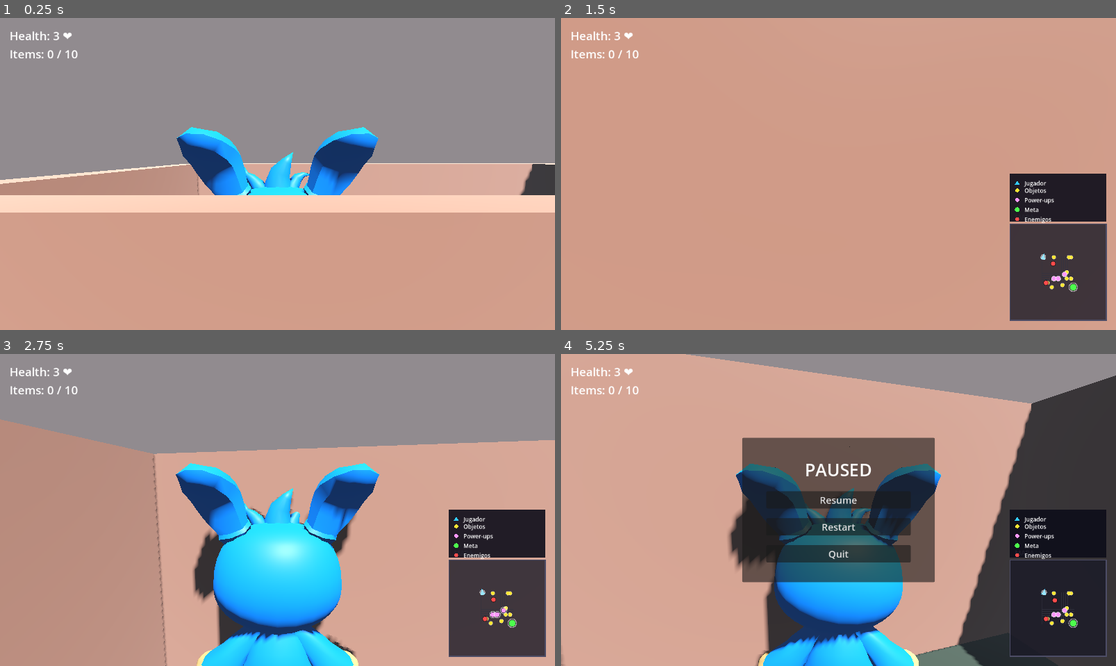
Above: before the commit, frames 1-4 (two rows, left to right).
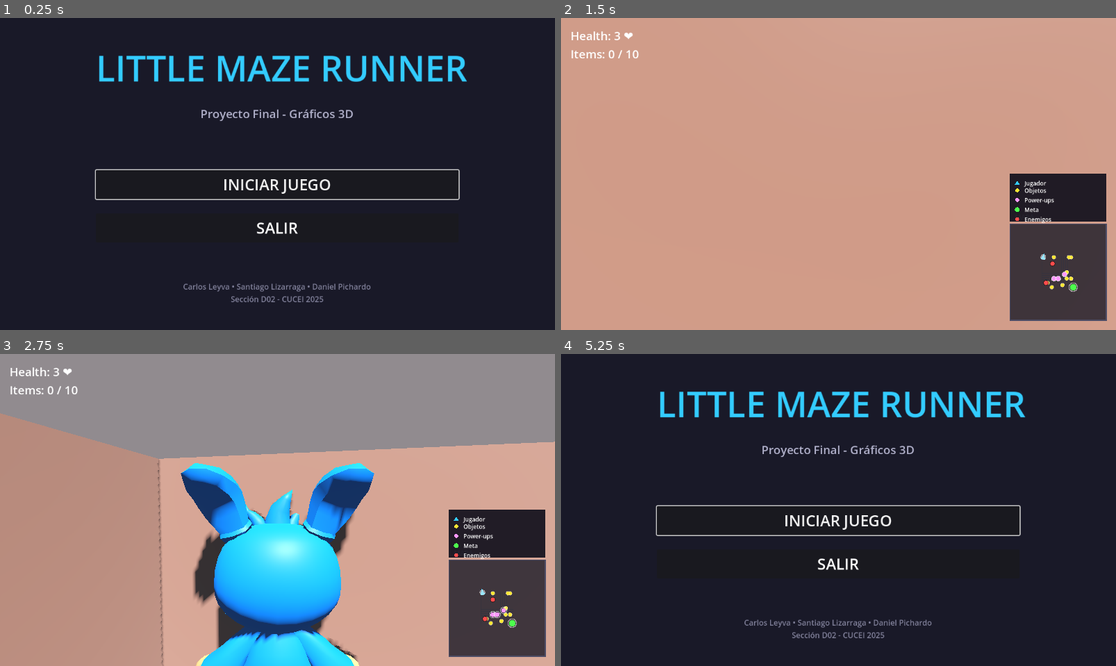
Above: after the commit, the same moments.

Repository: Leyva777/proyectoFinal---LittleMazeRunner
Game: Godot game, scene res://scenes/main_menu.tscn
The game is run twice, just before and just after one commit, with the same random seed, the same clock (stepped at 60 frames per second) and the same inputs. Before the commit the project starts from res://scenes/main.tscn.
Inputs (mouse positions are in pixels of both pictures, inside the frame that each line leads up to):
- Up to frame 1 (0.25 s): no input
- Up to frame 2 (1.5 s): click (838, 183) at 0.5 s, where only the run after the commit has a clickable "INICIAR JUEGO"; tap Enter (ui_accept) at 1.25 s; move the mouse to (866, 174) at 1.27 s; hold W (move_forward) from 1.28 s (still down); hold Shift (sprint) from 1.28 s (still down)
- Up to frame 3 (2.75 s): keep holding W (move_forward); tap Enter (ui_accept) at 1.52, 2.27 s; move the mouse to (249, 510) at 2.02 s; release Shift (sprint) at 2.03 s; tap Shift (sprint) at 2.1 s
- Up to frame 4 (5.25 s): move the mouse to (849, 503) at 2.77 s; hold Shift (sprint) 2.78-3.53 s; move the mouse to (832, 516) at 3.52 s; tap Shift (sprint) at 3.6 s; tap Enter (ui_accept) at 3.77, 4.52 s; move the mouse to (877, 513) at 4.27 s; hold Shift (sprint) 4.28-5 s; tap P (pause) at 4.9 s; release W (move_forward) at 5 s; click (838, 538) at 5 s, where only the run after the commit has a clickable "Main Menu"

The runs differ from the first frame. In frame 1, 100% of the frame differs, in the area x 0-100%, y 0-100%; in frame 2, less than 0.1%; in frame 3, 3.7%; in frame 4, 88%.

Commit message:
Add-on: main menu amonooos

Diff:
--- a/project.godot
+++ b/project.godot
@@ -11,7 +11,7 @@
 [application]
 
 config/name="proyectoFinal"
-run/main_scene="res://scenes/main.tscn"
+run/main_scene="res://scenes/main_menu.tscn"
 config/features=PackedStringArray("4.5", "Forward Plus")
 config/icon="res://icon.svg"
 
--- a/scenes/hud.tscn
+++ b/scenes/hud.tscn
@@ -110,6 +110,11 @@
 theme_override_font_sizes/font_size = 20
 text = "Restart"
 
+[node name="MainMenuButton" type="Button" parent="GameOverPanel/VBoxContainer"]
+layout_mode = 2
+theme_override_font_sizes/font_size = 20
+text = "Main Menu"
+
 [node name="QuitButton" type="Button" parent="GameOverPanel/VBoxContainer"]
 layout_mode = 2
 theme_override_font_sizes/font_size = 20
@@ -161,6 +166,11 @@
 theme_override_font_sizes/font_size = 20
 text = "Play Again"
 
+[node name="MainMenuButton" type="Button" parent="VictoryPanel/VBoxContainer"]
+layout_mode = 2
+theme_override_font_sizes/font_size = 20
+text = "Main Menu"
+
 [node name="QuitButton" type="Button" parent="VictoryPanel/VBoxContainer"]
 layout_mode = 2
 theme_override_font_sizes/font_size = 20
@@ -189,12 +199,12 @@
 anchor_right = 0.5
 anchor_bottom = 0.5
 offset_left = -150.0
-offset_top = -100.0
+offset_top = -120.0
 offset_right = 150.0
-offset_bottom = 100.0
-grow_horizontal = 2
-grow_vertical = 2
-theme_override_constants/separation = 20
+offset_bottom = 120.0
+grow_horizontal = 2
+grow_vertical = 2
+theme_override_constants/separation = 15
 
 [node name="Label" type="Label" parent="PauseMenu/VBoxContainer"]
 layout_mode = 2
@@ -212,15 +222,23 @@
 theme_override_font_sizes/font_size = 20
 text = "Restart"
 
+[node name="MainMenuButton" type="Button" parent="PauseMenu/VBoxContainer"]
+layout_mode = 2
+theme_override_font_sizes/font_size = 20
+text = "Main Menu"
+
 [node name="QuitButton" type="Button" parent="PauseMenu/VBoxContainer"]
 layout_mode = 2
 theme_override_font_sizes/font_size = 20
 text = "Quit"
 
 [connection signal="pressed" from="GameOverPanel/VBoxContainer/RestartButton" to="." method="_on_restart_button_pressed"]
+[connection signal="pressed" from="GameOverPanel/VBoxContainer/MainMenuButton" to="." method="_on_main_menu_button_pressed"]
 [connection signal="pressed" from="GameOverPanel/VBoxContainer/QuitButton" to="." method="_on_quit_button_pressed"]
 [connection signal="pressed" from="VictoryPanel/VBoxContainer/RestartButton" to="." method="_on_restart_button_pressed"]
+[connection signal="pressed" from="VictoryPanel/VBoxContainer/MainMenuButton" to="." method="_on_main_menu_button_pressed"]
 [connection signal="pressed" from="VictoryPanel/VBoxContainer/QuitButton" to="." method="_on_quit_button_pressed"]
 [connection signal="pressed" from="PauseMenu/VBoxContainer/ResumeButton" to="." method="_on_resume_button_pressed"]
 [connection signal="pressed" from="PauseMenu/VBoxContainer/RestartButton" to="." method="_on_restart_button_pressed"]
+[connection signal="pressed" from="PauseMenu/VBoxContainer/MainMenuButton" to="." method="_on_main_menu_button_pressed"]
 [connection signal="pressed" from="PauseMenu/VBoxContainer/QuitButton" to="." method="_on_quit_button_pressed"]
--- /dev/null
+++ b/scenes/main_menu.tscn
@@ -0,0 +1,80 @@
+[gd_scene load_steps=2 format=3 uid="uid://bk5swjp0vh7na"]
+
+[ext_resource type="Script" uid="uid://bl5uc2hultihc" path="res://scripts/main_menu.gd" id="1_main_menu"]
+
+[node name="MainMenu" type="Control"]
+process_mode = 3
+layout_mode = 3
+anchors_preset = 15
+anchor_right = 1.0
+anchor_bottom = 1.0
+grow_horizontal = 2
+grow_vertical = 2
+script = ExtResource("1_main_menu")
+
+[node name="ColorRect" type="ColorRect" parent="."]
+layout_mode = 1
+anchors_preset = 15
+anchor_right = 1.0
+anchor_bottom = 1.0
+grow_horizontal = 2
+grow_vertical = 2
+color = Color(0.0980392, 0.0980392, 0.156863, 1)
+
+[node name="CenterContainer" type="CenterContainer" parent="."]
+layout_mode = 1
+anchors_preset = 15
+anchor_right = 1.0
+anchor_bottom = 1.0
+grow_horizontal = 2
+grow_vertical = 2
+
+[node name="VBoxContainer" type="VBoxContainer" parent="CenterContainer"]
+layout_mode = 2
+theme_override_constants/separation = 30
+
+[node name="TitleLabel" type="Label" parent="CenterContainer/VBoxContainer"]
+layout_mode = 2
+theme_override_colors/font_color = Color(0.2, 0.8, 1, 1)
+theme_override_font_sizes/font_size = 72
+text = "LITTLE MAZE RUNNER"
+horizontal_alignment = 1
+
+[node name="Subtitle" type="Label" parent="CenterContainer/VBoxContainer"]
+layout_mode = 2
+theme_override_colors/font_color = Color(0.7, 0.7, 0.8, 1)
+theme_override_font_sizes/font_size = 24
+text = "Proyecto Final - Gráficos 3D"
+horizontal_alignment = 1
+
+[node name="SpacerTop" type="Control" parent="CenterContainer/VBoxContainer"]
+custom_minimum_size = Vector2(0, 40)
+layout_mode = 2
+
+[node name="PlayButton" type="Button" parent="CenterContainer/VBoxContainer"]
+custom_minimum_size = Vector2(300, 60)
+layout_mode = 2
+theme_override_colors/font_color = Color(1, 1, 1, 1)
+theme_override_colors/font_hover_color = Color(0.2, 0.8, 1, 1)
+theme_override_font_sizes/font_size = 32
+text = "INICIAR JUEGO"
+
+[node name="QuitButton" type="Button" parent="CenterContainer/VBoxContainer"]
+custom_minimum_size = Vector2(300, 60)
+layout_mode = 2
+theme_override_colors/font_color = Color(1, 1, 1, 1)
+theme_override_colors/font_hover_color = Color(1, 0.3, 0.3, 1)
+theme_override_font_sizes/font_size = 32
+text = "SALIR"
+
+[node name="SpacerBottom" type="Control" parent="CenterContainer/VBoxContainer"]
+custom_minimum_size = Vector2(0, 20)
+layout_mode = 2
+
+[node name="Credits" type="Label" parent="CenterContainer/VBoxContainer"]
+layout_mode = 2
+theme_override_colors/font_color = Color(0.5, 0.5, 0.6, 1)
+theme_override_font_sizes/font_size = 16
+text = "Carlos Leyva • Santiago Lizarraga • Daniel Pichardo
+Sección D02 - CUCEI 2025"
+horizontal_alignment = 1
--- a/scripts/hud.gd
+++ b/scripts/hud.gd
@@ -35,18 +35,24 @@
 	# Game Over buttons
 	if game_over_panel:
 		var restart_btn = game_over_panel.get_node_or_null("VBoxContainer/RestartButton")
+		var main_menu_btn = game_over_panel.get_node_or_null("VBoxContainer/MainMenuButton")
 		var quit_btn = game_over_panel.get_node_or_null("VBoxContainer/QuitButton")
 		if restart_btn and not restart_btn.pressed.is_connected(_on_restart_button_pressed):
 			restart_btn.pressed.connect(_on_restart_button_pressed)
+		if main_menu_btn and not main_menu_btn.pressed.is_connected(_on_main_menu_button_pressed):
+			main_menu_btn.pressed.connect(_on_main_menu_button_pressed)
 		if quit_btn and not quit_btn.pressed.is_connected(_on_quit_button_pressed):
 			quit_btn.pressed.connect(_on_quit_button_pressed)
 
 	# Victory buttons
 	if victory_panel:
 		var restart_btn = victory_panel.get_node_or_null("VBoxContainer/RestartButton")
+		var main_menu_btn = victory_panel.get_node_or_null("VBoxContainer/MainMenuButton")
 		var quit_btn = victory_panel.get_node_or_null("VBoxContainer/QuitButton")
 		if restart_btn and not restart_btn.pressed.is_connected(_on_restart_button_pressed):
 			restart_btn.pressed.connect(_on_restart_button_pressed)
+		if main_menu_btn and not main_menu_btn.pressed.is_connected(_on_main_menu_button_pressed):
+			main_menu_btn.pressed.connect(_on_main_menu_button_pressed)
 		if quit_btn and not quit_btn.pressed.is_connected(_on_quit_button_pressed):
 			quit_btn.pressed.connect(_on_quit_button_pressed)
 
@@ -54,11 +60,14 @@
 	if pause_menu:
 		var resume_btn = pause_menu.get_node_or_null("VBoxContainer/ResumeButton")
 		var restart_btn = pause_menu.get_node_or_null("VBoxContainer/RestartButton")
+		var main_menu_btn = pause_menu.get_node_or_null("VBoxContainer/MainMenuButton")
 		var quit_btn = pause_menu.get_node_or_null("VBoxContainer/QuitButton")
 		if resume_btn and not resume_btn.pressed.is_connected(_on_resume_button_pressed):
 			resume_btn.pressed.connect(_on_resume_button_pressed)
 		if restart_btn and not restart_btn.pressed.is_connected(_on_restart_button_pressed):
 			restart_btn.pressed.connect(_on_restart_button_pressed)
+		if main_menu_btn and not main_menu_btn.pressed.is_connected(_on_main_menu_button_pressed):
+			main_menu_btn.pressed.connect(_on_main_menu_button_pressed)
 		if quit_btn and not quit_btn.pressed.is_connected(_on_quit_button_pressed):
 			quit_btn.pressed.connect(_on_quit_button_pressed)
 
@@ -145,3 +154,9 @@
 func _on_resume_button_pressed():
 	print("Resume button pressed!")  # Debug
 	toggle_pause()
+
+func _on_main_menu_button_pressed():
+	print("Main Menu button pressed!")  # Debug
+	get_tree().paused = false
+	# Return to main menu
+	get_tree().change_scene_to_file("res://scenes/main_menu.tscn")
--- /dev/null
+++ b/scripts/main_menu.gd
@@ -0,0 +1,47 @@
+extends Control
+
+# Main Menu - Initial screen with game options
+
+@onready var play_button: Button = $CenterContainer/VBoxContainer/PlayButton
+@onready var quit_button: Button = $CenterContainer/VBoxContainer/QuitButton
+@onready var title_label: Label = $CenterContainer/VBoxContainer/TitleLabel
+
+var title_animation_time: float = 0.0
+
+func _ready():
+	# Show mouse cursor
+	Input.mouse_mode = Input.MOUSE_MODE_VISIBLE
+
+	# Connect button signals
+	if play_button:
+		play_button.pressed.connect(_on_play_button_pressed)
+		play_button.mouse_entered.connect(_on_button_hover.bind(play_button))
+	if quit_button:
+		quit_button.pressed.connect(_on_quit_button_pressed)
+		quit_button.mouse_entered.connect(_on_button_hover.bind(quit_button))
+
+	# Focus on play button
+	if play_button:
+		play_button.grab_focus()
+
+func _process(delta):
+	# Animate title with pulsing effect
+	title_animation_time += delta
+	if title_label:
+		var scale_factor = 1.0 + sin(title_animation_time * 2.0) * 0.05
+		title_label.scale = Vector2(scale_factor, scale_factor)
+
+func _on_button_hover(_button: Button):
+	# Play hover sound effect (when audio is implemented)
+	pass
+
+func _on_play_button_pressed():
+	# Fade out effect (optional)
+	print("Starting game...")
+	# Load main game scene
+	get_tree().change_scene_to_file("res://scenes/main.tscn")
+
+func _on_quit_button_pressed():
+	print("Quitting game...")
+	# Quit the game
+	get_tree().quit()
Not shown, changed: README.txt
Not shown, added: scripts/main_menu.gd.uid
Not shown, changed: build/LittleMazeRunner.pck
